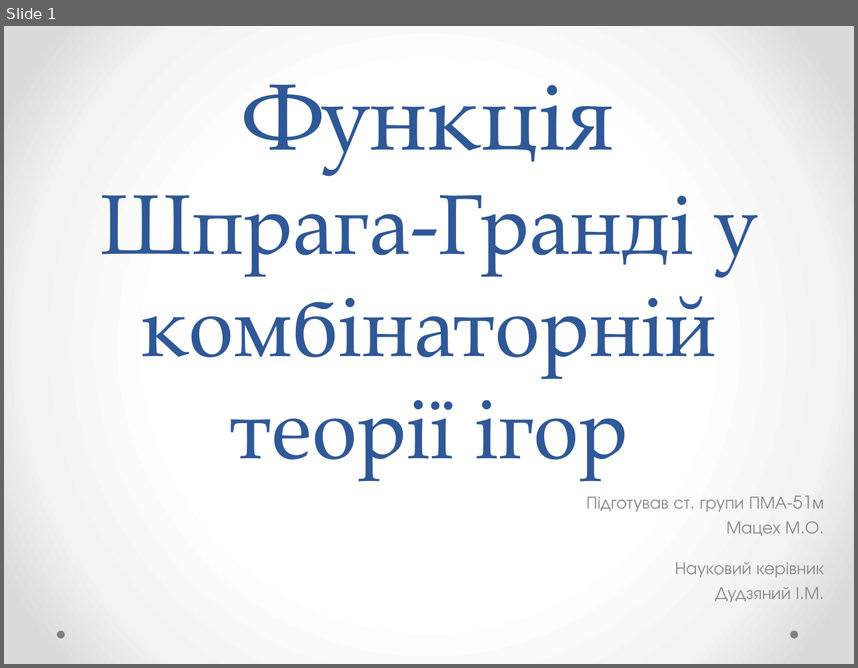
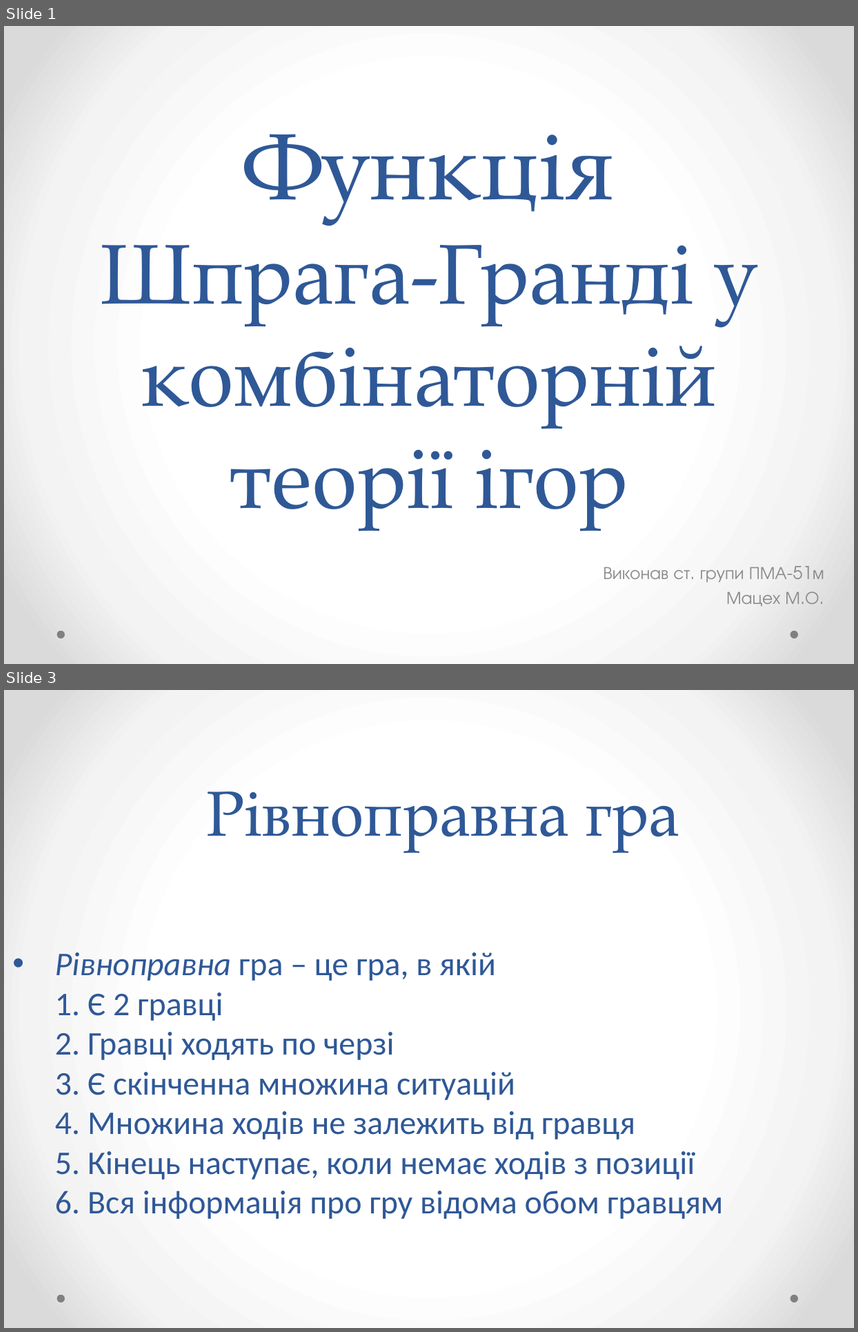
Before and after one commit to MarkiyanMatsekh/SpragueGrundyTheory, a slide deck: PaperWork/Presentation.pptx. Shown one above the other, each under a label of ours: slide 1 before the commit, slides 1 and 3 after it; the slides between them are not shown. The pictures are 858x668 and 858x1332 pixels, drawn with LibreOffice and Linux fonts; fonts in the diff are those of the drawing. Boxes give left, top, right and bottom in pixels: in the first picture for what was removed or moved away, otherwise in the second. Text is boxed around its words. In the diff, an @@ line names an element or a change of style, - is before the commit and + after.

```diff
--- a/PaperWork/Presentation.pptx
+++ b/PaperWork/Presentation.pptx
@@ slide 3 added at (4, 690, 854, 1328), background gradient #FFFFFF to #F4F4F4 to #DADADA; not listed: 2 template elements that a slide beside it also shows @@
@@ text added at (207, 791, 680, 851), 54 pt, text #2F5897 @@
+Рівноправна гра
@@ title added at (55, 952, 724, 1219), 28 pt, text #2F5897 @@
+• Рівноправна гра – це гра, в якій
+  1. Є 2 гравці
+  2. Гравці ходять по черзі
+  3. Є скінченна множина ситуацій
+  4. Множина ходів не залежить від гравця
+  5. Кінець наступає, коли немає ходів з позиції
+  6. Вся інформація про гру відома обом гравцям
@@ slide 1 changed as well @@
@@ title "Функція Шпрага-Гранді у комбінаторній теорії ...": place and size @@
-title "Функція Шпрага-Гранді у комбінаторній теорії ..." at (101, 84, 757, 479)
+title "Функція Шпрага-Гранді у комбінаторній теорії ..." at (101, 134, 757, 528)
@@ subtitle "Виконав ст. групи ПМА-51м": place and size @@
-subtitle "Виконав ст. групи ПМА-51м" at (586, 496, 819, 535)
+subtitle "Виконав ст. групи ПМА-51м" at (603, 567, 819, 606)
@@ text removed at (675, 561, 824, 602) @@
-Науковий керівник
-Дудзяний І.М.
@@ subtitle at (603, 567, 787, 582): text changed @@
-Підготував ст. групи ПМА-51м
+Виконав ст. групи ПМА-51м
```
Also in this commit, not shown: 10 other slides changed, 11 other slides added, 4 slides removed, 8 other files.
